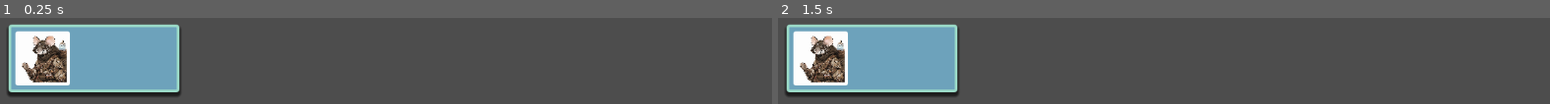
Above: before the commit, frames 1-2 (left to right).
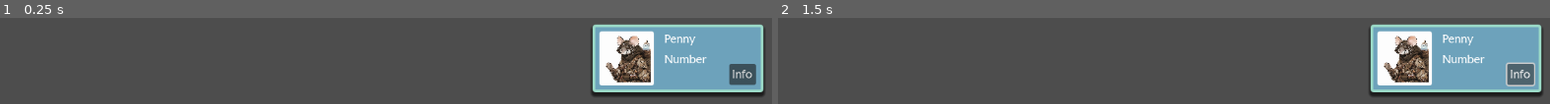
Above: after the commit, the same moments.

Repository: Quilfort/gameoff-2024
Game: Godot game, scene res://Scenes/main.tscn
Two runs of this game, one before a commit and one after it. Both use one fixed random seed, a clock stepped at 60 frames per second and the inputs below. This scene is started directly instead of the project's main scene.
Inputs (mouse positions are in pixels of both pictures, inside the frame that each line leads up to):
- Up to frame 1 (0.25 s): no input
- Up to frame 2 (1.5 s): click (1519, 74) at 0.5 s, where only the run after the commit has a clickable "Info"; click (1519, 74) at 1.25 s, where only the run after the commit has a clickable "Info"

The runs differ from the first frame. In frame 1, 36% of the frame differs, in the area x 0-100%, y 6-91%; in frame 2, 37%.

Commit message:
Create Computer Info Box for UI

Diff:
--- a/game-off-2024/Scenes/main.tscn
+++ b/game-off-2024/Scenes/main.tscn
@@ -1,6 +1,7 @@
-[gd_scene load_steps=4 format=3 uid="uid://d360y0a5qn3dt"]
+[gd_scene load_steps=5 format=3 uid="uid://d360y0a5qn3dt"]
 
 [ext_resource type="Texture2D" uid="uid://bytu64gfia17j" path="res://Assets/Characters/Penny/A_18_Avatar.png" id="1_o4rpa"]
+[ext_resource type="FontFile" uid="uid://b0y5yr7fs8qj7" path="res://Assets/Fonts/FacultyGlyphic-Regular.ttf" id="2_0sti5"]
 
 [sub_resource type="StyleBoxFlat" id="StyleBoxFlat_hitqs"]
 bg_color = Color(0.427171, 0.633141, 0.732023, 1)
@@ -32,11 +33,15 @@
 grow_vertical = 2
 
 [node name="PlayerInfoBox" type="Panel" parent="."]
-layout_mode = 0
-offset_left = 24.0
+layout_mode = 1
+anchors_preset = 1
+anchor_left = 1.0
+anchor_right = 1.0
+offset_left = -274.0
 offset_top = 24.0
-offset_right = 274.0
+offset_right = -24.0
 offset_bottom = 124.0
+grow_horizontal = 0
 theme_override_styles/panel = SubResource("StyleBoxFlat_hitqs")
 
 [node name="Avatar Frame" type="Panel" parent="PlayerInfoBox"]
@@ -66,3 +71,51 @@
 grow_vertical = 2
 texture = ExtResource("1_o4rpa")
 expand_mode = 1
+
+[node name="Nickname" type="Label" parent="PlayerInfoBox"]
+layout_mode = 1
+anchors_preset = 8
+anchor_left = 0.5
+anchor_top = 0.5
+anchor_right = 0.5
+anchor_bottom = 0.5
+offset_left = -20.0
+offset_top = -40.0
+offset_right = 115.0
+offset_bottom = -17.0
+grow_horizontal = 2
+grow_vertical = 2
+theme_override_fonts/font = ExtResource("2_0sti5")
+text = "Penny"
+
+[node name="NumberText" type="Label" parent="PlayerInfoBox"]
+layout_mode = 1
+anchors_preset = 8
+anchor_left = 0.5
+anchor_top = 0.5
+anchor_right = 0.5
+anchor_bottom = 0.5
+offset_left = -20.0
+offset_top = -10.0
+offset_right = 115.0
+offset_bottom = 13.0
+grow_horizontal = 2
+grow_vertical = 2
+theme_override_fonts/font = ExtResource("2_0sti5")
+text = "Number"
+
+[node name="ViewInfo" type="Button" parent="PlayerInfoBox"]
+layout_mode = 1
+anchors_preset = 3
+anchor_left = 1.0
+anchor_top = 1.0
+anchor_right = 1.0
+anchor_bottom = 1.0
+offset_left = -50.0
+offset_top = -42.0
+offset_right = -11.0
+offset_bottom = -11.0
+grow_horizontal = 0
+grow_vertical = 0
+theme_override_fonts/font = ExtResource("2_0sti5")
+text = "Info"
Binary file added: game-off-2024/Assets/Fonts/FacultyGlyphic-Regular.ttf
Not shown, added: game-off-2024/Assets/Fonts/FacultyGlyphic-Regular.ttf.import
